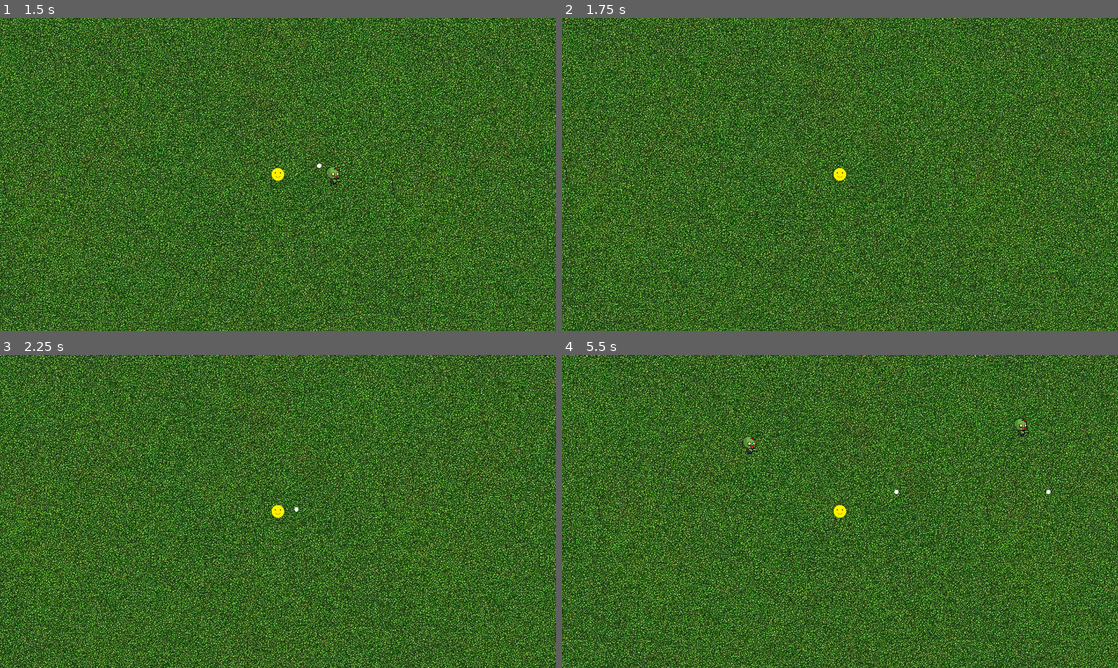
Above: before the commit, frames 1-4 (two rows, left to right).
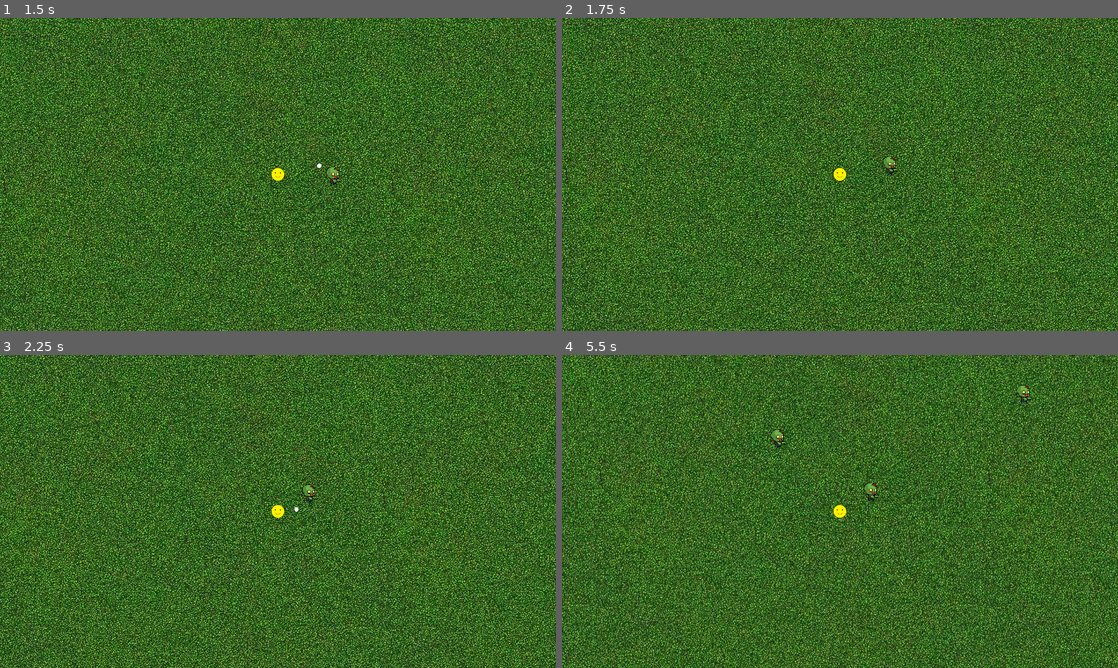
Above: after the commit, the same moments.

Repository: Posiden104/SurvivorGame-Godot
Game: Godot game, scene res://scenes/levels/Game.tscn
The game is run twice, just before and just after one commit, with the same random seed, the same clock (stepped at 60 frames per second) and the same inputs.
Inputs:
- Up to frame 1 (1.5 s): hold D (Right) 0.53-1.28 s; hold S (Down) from 1.28 s (still down)
- Up to frame 2 (1.75 s): keep holding S (Down)
- Up to frame 3 (2.25 s): release S (Down) at 2.03 s; hold D (Right) from 2.03 s (still down)
- Up to frame 4 (5.5 s): release D (Right) at 2.78 s; hold W (Up) 2.78-3.53 s; hold A (Left) 3.53-5.03 s; hold S (Down) from 5.03 s (still down)

Frame 1 is identical in both runs. In frame 2, 0.1% of the frame differs, in the area x 57-61%, y 44-51%; in frame 3, 0.1%; in frame 4, 70%, in the area x 0-100%, y 0-100%.

Commit message:
fast zombie

Diff:
--- a/scenes/entities/enemies/zombie_slow.gd
+++ b/scenes/entities/enemies/zombie.gd
@@ -3,12 +3,13 @@
 var player
 
 var targetPos = null
-var speed = 50
-var health = 1
-var maxHealth = 1
+@export var speed:float = 50
+@export var maxHealth:float = 1
+var health:float
 
 func _ready():
 	player = get_tree().get_nodes_in_group("player")[0]
+	health = maxHealth
 
 func _physics_process(_delta):
 	targetPos = player.get_position()
@@ -18,7 +19,7 @@
 	set_velocity(v)
 	move_and_slide()
 
-func damage(dmg):
+func damage(dmg:float):
 	health -= dmg
 	if health <= 0:
 		queue_free()
--- /dev/null
+++ b/scenes/entities/enemies/zombie_fast.tscn
@@ -0,0 +1,22 @@
+[gd_scene load_steps=4 format=3 uid="uid://0xx5vmilyslu"]
+
+[ext_resource type="Script" path="res://scenes/entities/enemies/zombie.gd" id="1_rl1ko"]
+[ext_resource type="Texture2D" uid="uid://rwn08jqhi43e" path="res://images/Zombie.png" id="2_nv7am"]
+
+[sub_resource type="CapsuleShape2D" id="CapsuleShape2D_rj57t"]
+radius = 16.0
+height = 44.0
+
+[node name="ZombieFast" type="CharacterBody2D" groups=["enemies"]]
+collision_layer = 3
+collision_mask = 13
+motion_mode = 1
+script = ExtResource("1_rl1ko")
+speed = 100.0
+
+[node name="Sprite2D" type="Sprite2D" parent="."]
+scale = Vector2(0.1, 0.1)
+texture = ExtResource("2_nv7am")
+
+[node name="CollisionShape2D" type="CollisionShape2D" parent="."]
+shape = SubResource("CapsuleShape2D_rj57t")
--- a/scenes/entities/enemies/zombie_slow.tscn
+++ b/scenes/entities/enemies/zombie_slow.tscn
@@ -1,7 +1,7 @@
 [gd_scene load_steps=4 format=3 uid="uid://civf2v7v2gn7c"]
 
-[ext_resource type="Script" path="res://scenes/entities/enemies/zombie_slow.gd" id="1_0pxp7"]
 [ext_resource type="Texture2D" uid="uid://rwn08jqhi43e" path="res://images/Zombie.png" id="1_3cmdp"]
+[ext_resource type="Script" path="res://scenes/entities/enemies/zombie.gd" id="1_5gg5j"]
 
 [sub_resource type="CapsuleShape2D" id="CapsuleShape2D_rj57t"]
 radius = 16.0
@@ -11,7 +11,8 @@
 collision_layer = 3
 collision_mask = 13
 motion_mode = 1
-script = ExtResource("1_0pxp7")
+script = ExtResource("1_5gg5j")
+maxHealth = 5.0
 
 [node name="Sprite2D" type="Sprite2D" parent="."]
 scale = Vector2(0.1, 0.1)
--- a/scenes/levels/Game.tscn
+++ b/scenes/levels/Game.tscn
@@ -39,6 +39,9 @@
 
 [node name="Spawner2" parent="." instance=ExtResource("5_iu03c")]
 position = Vector2(307, 186)
+enemy_type_to_spawn = 1
+min_spawn_time = 3.0
+max_spawn_time = 4.345
 autostart = true
 
 [connection signal="shoot_gun" from="Player" to="ProjectileContainer" method="_on_player_shoot_gun"]
--- a/scenes/spawners/spawner.gd
+++ b/scenes/spawners/spawner.gd
@@ -1,7 +1,8 @@
 extends Marker2D
 
-enum enemyType {slow_zombie}
+enum enemyType {slow_zombie, fast_zombie}
 var slow_zombie_scene: PackedScene = preload("res://scenes/entities/enemies/zombie_slow.tscn")
+var fast_zombie_scene: PackedScene = preload("res://scenes/entities/enemies/zombie_fast.tscn")
 
 
 @export var enemy_type_to_spawn: enemyType
@@ -17,6 +18,8 @@
 	match enemy_type_to_spawn:
 		enemyType.slow_zombie:
 			spawnner_scene = slow_zombie_scene
+		enemyType.fast_zombie:
+			spawnner_scene = fast_zombie_scene
 	if autostart:
 		startTimer()
 
